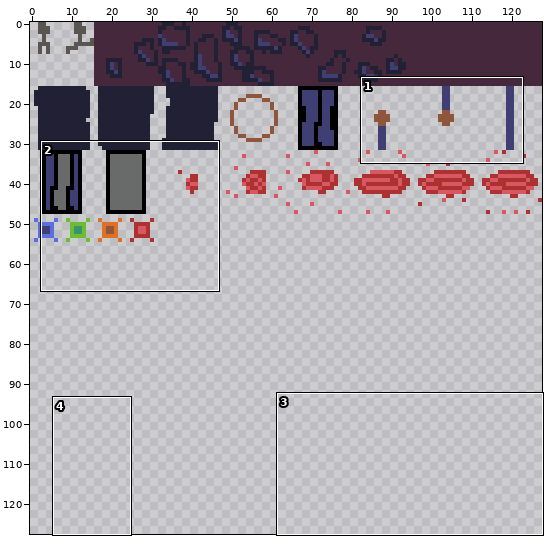
Two states of a pixel-art file, src/Art/spritesheet.aseprite. Above, an overview of the earlier version with the close-up marked.
Close-up. Earlier state:
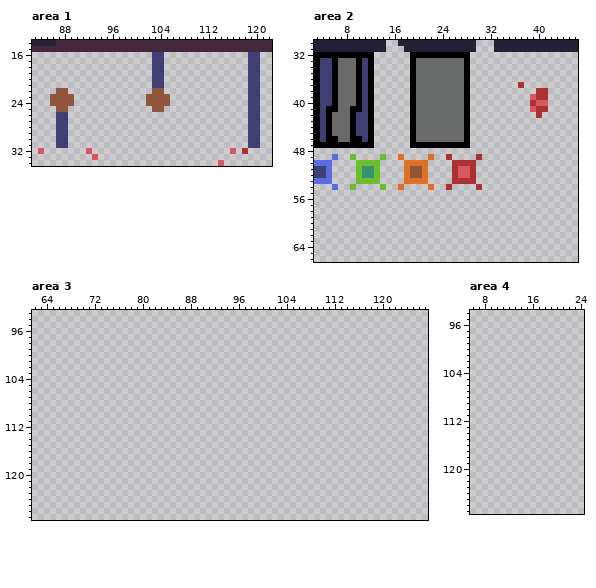
128x128 pixels, 1 frame. Shown: area 1: x 83..122, y 14..34; area 2: x 3..46, y 30..66; area 3: x 62..127, y 93..127; area 4: x 6..24, y 94..127. The commit also changed other parts of the picture, which this record leaves out.
New version:
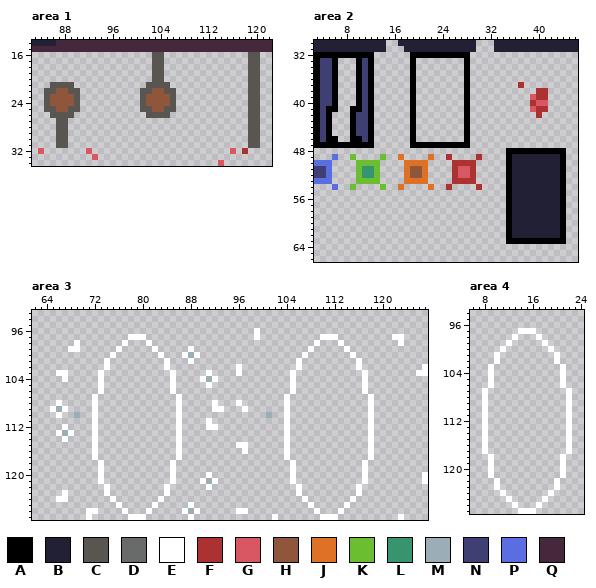
Palette (. is transparent): A #000000  B #222034  C #595652  D #696a6a  E #ffffff  F #ac3232  G #d95763  H #8f563b  J #df7126  K #6abe30  L #37946e  M #9badb7  N #3f3f74  P #5b6ee1  Q #45283c
The exact change:
Changed rows in their new state; - is an unchanged pixel.
Area 1, layer "Layer 1":
first column x 85:
16 ------------------CC--------------CC
17 ------------------CC--------------CC
18 ------------------CC--------------CC
19 ------------------CC--------------CC
20 ------------------CC--------------CC
21 -CCCC------------CCCC-------------CC
22 CC--CC----------CC--CC------------CC
23 C----C----------C----C------------CC
24 C----C----------C----C------------CC
25 CC--CC----------CC--CC------------CC
26 -CCCC------------CCCC-------------CC
27 --CC------------------------------CC
28 --CC------------------------------CC
29 --CC------------------------------CC
30 --CC------------------------------CC
31 --CC------------------------------CC
Area 2, layer "Layer 1":
first column x 6:
33 -...----------........-----------------
34 -...----------........-----------------
35 -...----------........-----------------
36 -...----------........-----------------
37 -...----------........-----------------
38 -...----------........-----------------
39 -...----------........-----------------
40 -...----------........-----------------
41 -..-----------........-----------------
42 ...-----------........-----------------
43 ...-----------........-----------------
44 ...-----------........-----------------
45 ...-----------........-----------------
46 -..-----------........-----------------
48 -----------------------------AAAAAAAAAA
49 -----------------------------ABBBBBBBBA
50 -----------------------------ABBBBBBBBA
51 -----------------------------ABBBBBBBBA
52 -----------------------------ABBBBBBBBA
53 -----------------------------ABBBBBBBBA
54 -----------------------------ABBBBBBBBA
55 -----------------------------ABBBBBBBBA
56 -----------------------------ABBBBBBBBA
57 -----------------------------ABBBBBBBBA
58 -----------------------------ABBBBBBBBA
59 -----------------------------ABBBBBBBBA
60 -----------------------------ABBBBBBBBA
61 -----------------------------ABBBBBBBBA
62 -----------------------------ABBBBBBBBA
63 -----------------------------AAAAAAAAAA
Area 3, layer "Layer 1":
first column x 65:
 96 ----------------------------------E----------------------------
 97 -------------EEE------------------E----------EEE---------EE----
 98 ----E-------E---E---------------------------E---E---------E----
 99 ---EE------E-----E-----E-------------------E-----E-------------
100 ----------E-------E---EME-----------------E-------E------------
101 ---------E---------E---E-----------------E---------E-----------
102 ---------E---------E-----------E---------E---------E----------E
103 -EE-----E-----------E-----E----E--------E-----------E--------EE
104 --E-----E-----------E----EME------------E-----------E----------
105 --------E-----------E-----E-------------E-----------E----------
106 --------E-----------E-------------------E-----------E----------
107 -------E-------------E-----------------E-------------E---------
108 -E-----E-------------E-----E---E-------E-------------E---------
109 EME----E-------------E-----EE---E------E-------------E---------
110 -E--M--E-------------E--------------M--E-------------E---------
111 -------E-------------E----E------------E-------------E---------
112 --E----E-------------E----EE-----------E-------------E---------
113 -EME---E-------------E-----------------E-------------E---------
114 --E----E-------------E-----------------E-------------E---------
115 -------E-------------E---------EE------E-------------E---------
116 -------E-------------E----------E------E-------------E---------
117 -------E-------------E-----------------E-------------E---------
118 --------E-----------E-------------------E-----------E----------
119 --------E-----------E-------------------E-----------E----------
120 --------E-----------E-----E-------------E-----------E---------E
121 --------E-----------E----EME------------E-----------E---------E
122 ---------E---------E------E--------------E---------E-----------
123 --E------E---------E---------------------E---------E-----------
124 -EE-------E-------E-----------------------E-------E------------
125 -----------E-----E-----E-------------------E-----E-------------
126 ------EE----E---E-----EME------EE-----------E---E--------------
127 ------E------EEE-------E-------------E-------EEE----------E----
Area 4, layer "Layer 1":
first column x 8:
 97 ------EEE------
 98 -----E---E-----
 99 ----E-----E----
100 ---E-------E---
101 --E---------E--
102 --E---------E--
103 -E-----------E-
104 -E-----------E-
105 -E-----------E-
106 -E-----------E-
107 E-------------E
108 E-------------E
109 E-------------E
110 E-------------E
111 E-------------E
112 E-------------E
113 E-------------E
114 E-------------E
115 E-------------E
116 E-------------E
117 E-------------E
118 -E-----------E-
119 -E-----------E-
120 -E-----------E-
121 -E-----------E-
122 --E---------E--
123 --E---------E--
124 ---E-------E---
125 ----E-----E----
126 -----E---E-----
127 ------EEE------
